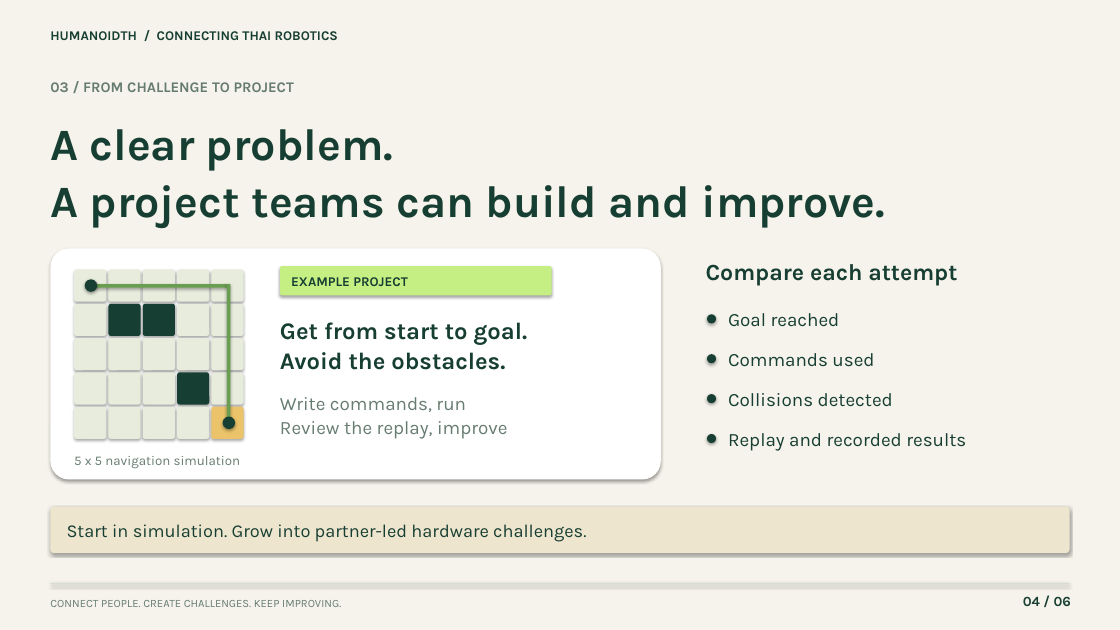
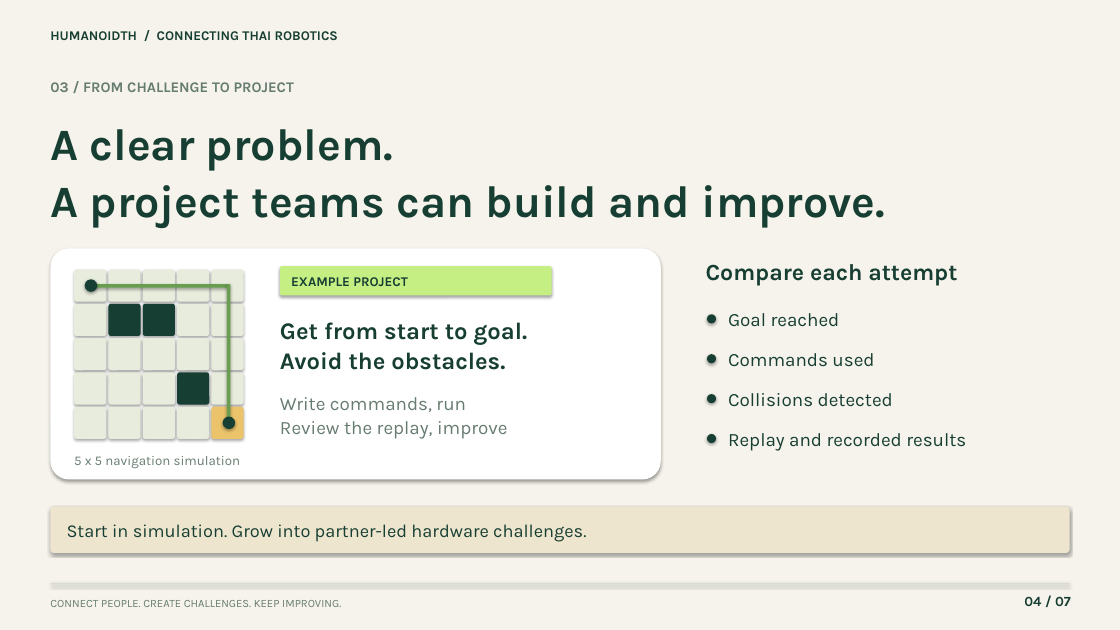
Before and after one commit to Fararen/HumanoidTH, a slide deck: slide 4 of presentations/HumanoidTH-4min/HumanoidTH-Competition-for-Progress.pptx. Drawn at 1120x630 pixels with LibreOffice and Linux fonts; fonts in the diff are those of the drawing. Boxes give left, top, right and bottom in pixels: in the first picture for what was removed or moved away, otherwise in the second. Text is boxed around its words. In the diff, an @@ line names an element or a change of style, - is before the commit and + after.

```diff
--- a/presentations/HumanoidTH-4min/HumanoidTH-Competition-for-Progress.pptx
+++ b/presentations/HumanoidTH-4min/HumanoidTH-Competition-for-Progress.pptx
@@ text at (1024,596,1071,606): text changed @@
-04 / 06
+04 / 07
```
Also in this commit, not shown: 5 other slides changed, 1 slide added, 15 other files.
